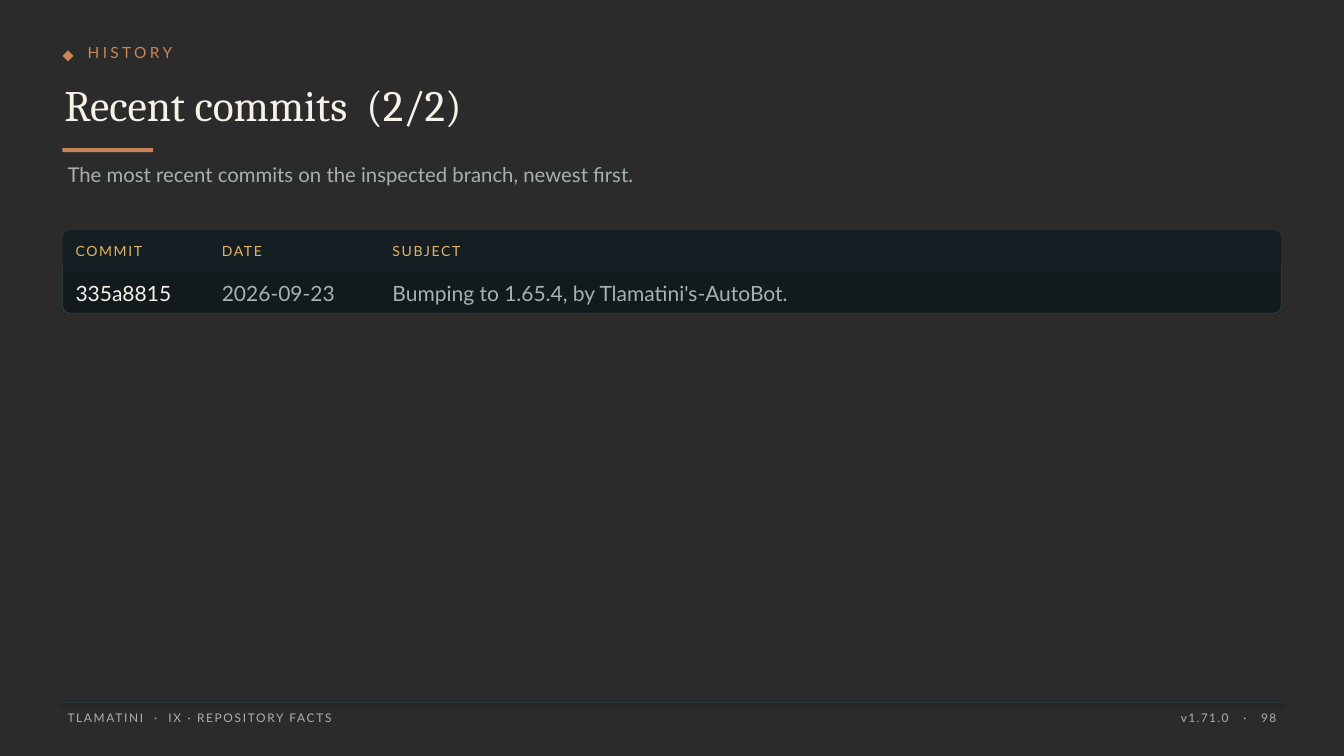
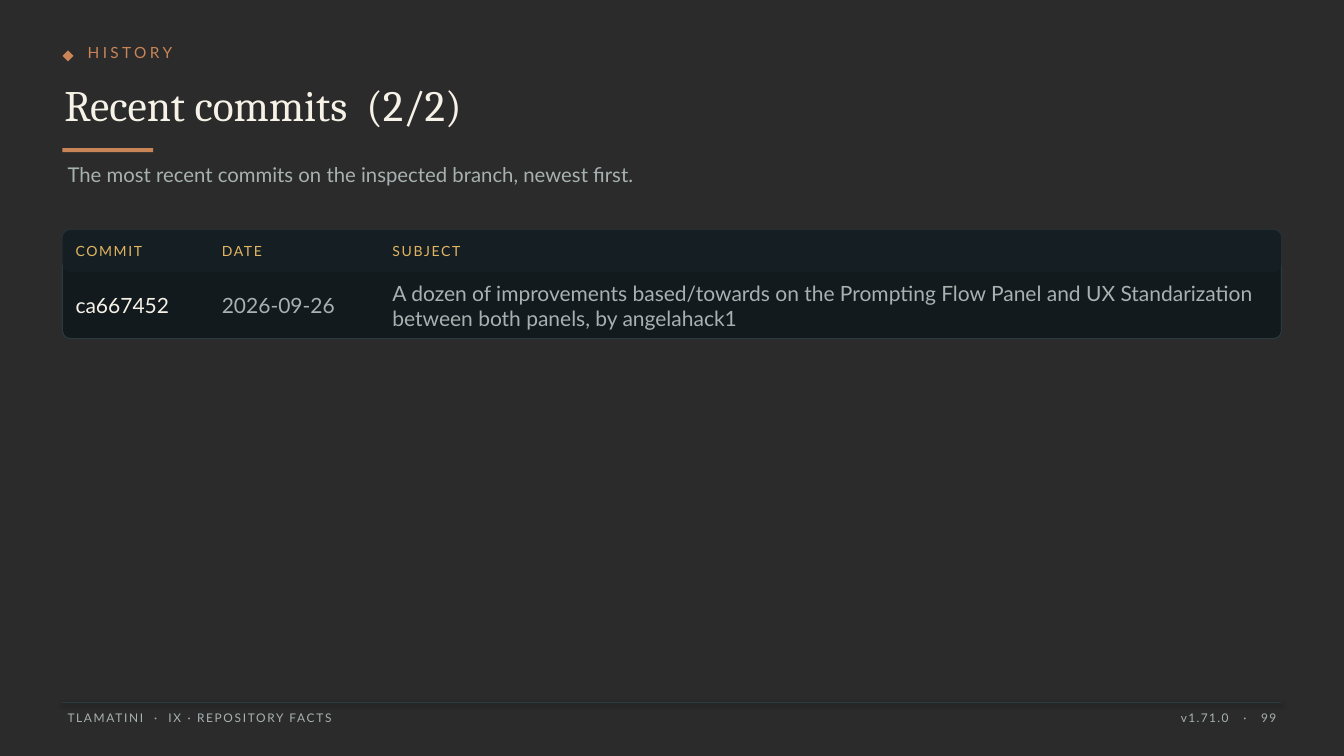
Before and after one commit to XAIHT/Tlamatini, a slide deck: slide 99 of Tlamatini_eXtended_Artificial_Intelligence_Humanly_Tempered.pptx (slide 98 before the commit). Drawn at 1344x756 pixels with LibreOffice and Linux fonts; fonts in the diff are those of the drawing; background and template pictures are left out; a plain dark background stands for a picture behind light text. Boxes give left, top, right and bottom in pixels: in the first picture for what was removed or moved away, otherwise in the second. Text is boxed around its words. In the diff, an @@ line names an element or a change of style, - is before the commit and + after.

```diff
--- a/Tlamatini_eXtended_Artificial_Intelligence_Humanly_Tempered.pptx
+++ b/Tlamatini_eXtended_Artificial_Intelligence_Humanly_Tempered.pptx
@@ rounded rectangle: place and size @@
-rounded rectangle at (63,230,1281,314)
+rounded rectangle at (63,230,1281,339)
@@ rounded rectangle at (63,230,1281,339): proportions changed @@
@@ text at (76,297,169,313): text changed @@
-335a8815
+ca667452
@@ text at (222,298,335,313): text changed @@
-2026-09-23
+2026-09-26
@@ text at (392,285,1253,330): text changed @@
-Bumping to 1.65.4, by Tlamatini's-AutoBot.
+A dozen of improvements based/towards on the Prompting Flow Panel and UX Standarization between both panels, by angelahack1
@@ text at (1181,713,1276,722): text changed @@
-v1.71.0 · 98
+v1.71.0 · 99
```
Also in this commit, not shown: 95 other slides changed, 1 slide added, 42 other files.
